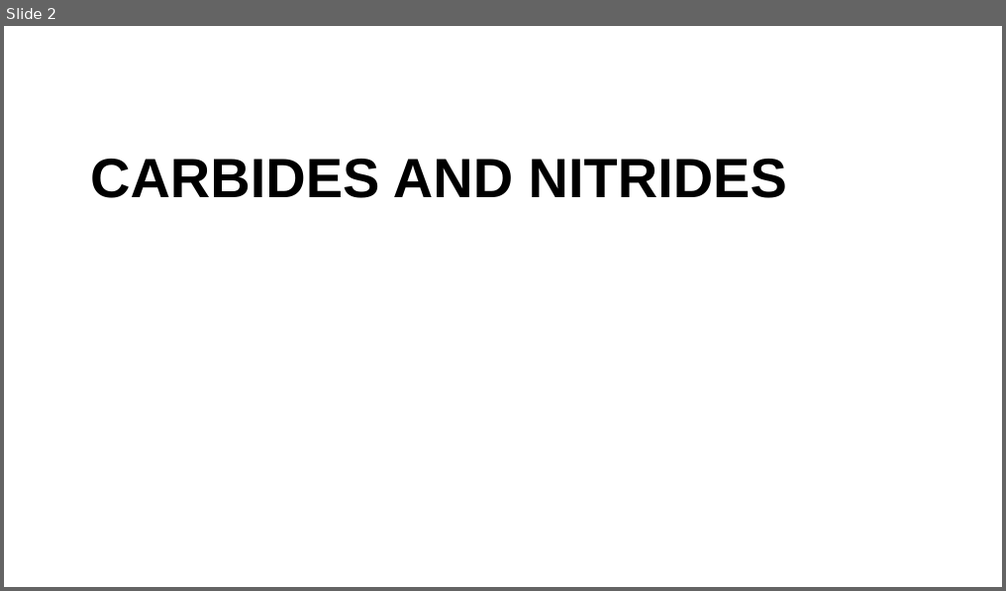
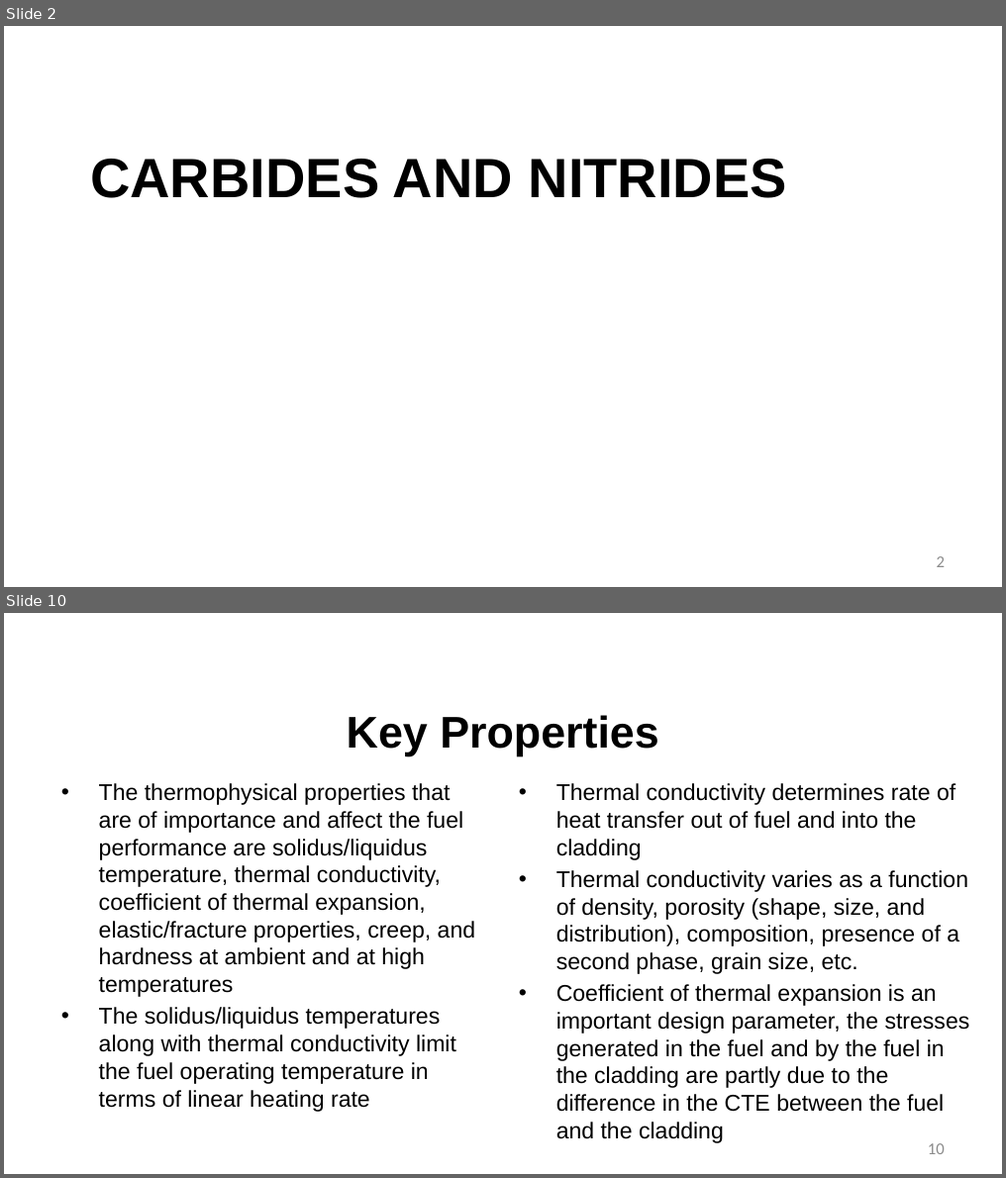
Before and after one commit to benbeeler/TEACHING, a slide deck: Advanced Reactor Materials/LecX_carbide_nitride.pptx. Shown one above the other, each under a label of ours: slide 2 before the commit, slides 2 and 10 after it; the slides between them are not shown. The pictures are 1006x591 and 1006x1178 pixels, drawn with LibreOffice and Linux fonts; fonts in the diff are those of the drawing; background and template pictures are left out. Boxes give left, top, right and bottom in pixels: in the first picture for what was removed or moved away, otherwise in the second. Text is boxed around its words. In the diff, an @@ line names an element or a change of style, - is before the commit and + after.

```diff
--- a/Advanced Reactor Materials/LecX_carbide_nitride.pptx
+++ b/Advanced Reactor Materials/LecX_carbide_nitride.pptx
@@ slide 10 added at (4, 613, 1002, 1174), background #FFFFFF @@
@@ title added at (347, 715, 659, 757), 42.7 pt, text #000000, bold @@
+Key Properties
@@ text added at (99, 783, 475, 1112), 22 pt, text #000000 @@
+• The thermophysical properties that are of importance and affect the fuel performance are solidus/liquidus temperature, thermal conductivity, coefficient of thermal expansion, elastic/fracture properties, creep, and hardness at ambient and at high temperatures
+• The solidus/liquidus temperatures along with thermal conductivity limit the fuel operating temperature in terms of linear heating rate
@@ text added at (556, 783, 970, 1112), 22 pt, text #000000 @@
+• Thermal conductivity determines rate of heat transfer out of fuel and into the cladding
+• Thermal conductivity varies as a function of density, porosity (shape, size, and distribution), composition, presence of a second phase, grain size, etc.
+• Coefficient of thermal expansion is an important design parameter, the stresses generated in the fuel and by the fuel in the cladding are partly due to the difference in the CTE between the fuel and the cladding
@@ page number added at (928, 1144, 944, 1155), 16 pt, text #8C8C8C @@
+10
@@ slide 2 changed as well @@
@@ page number added at (937, 557, 944, 568), 16 pt, text #8C8C8C @@
+2
```
Also in this commit, not shown: 1 other slide changed, 8 other slides added, 2 other files.
